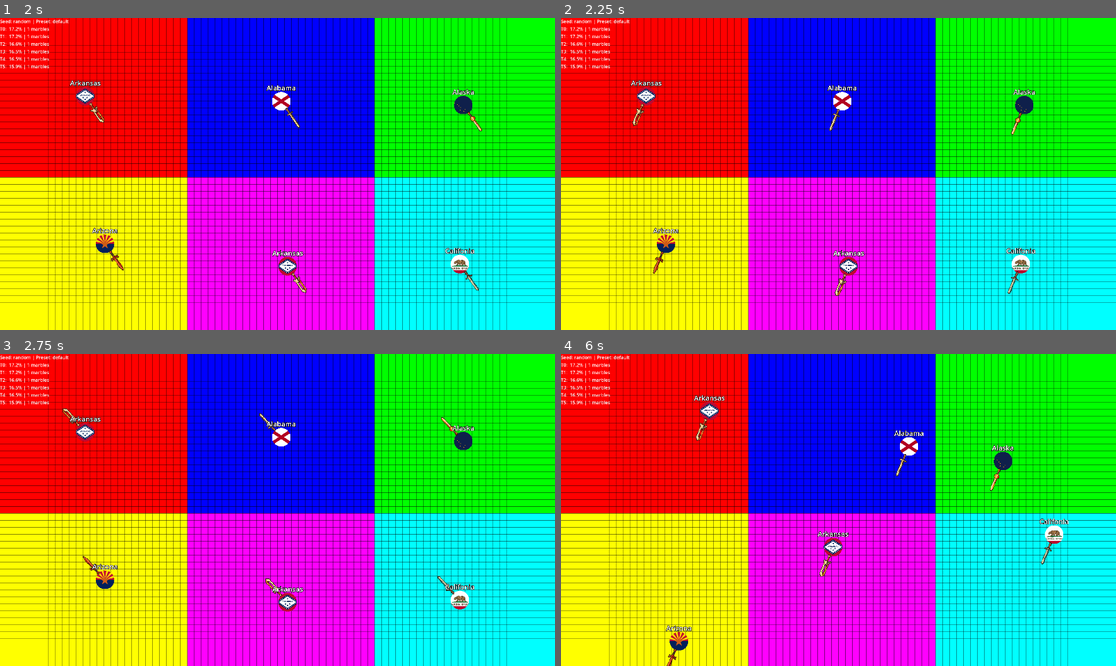
Above: before the commit, frames 1-4 (two rows, left to right).
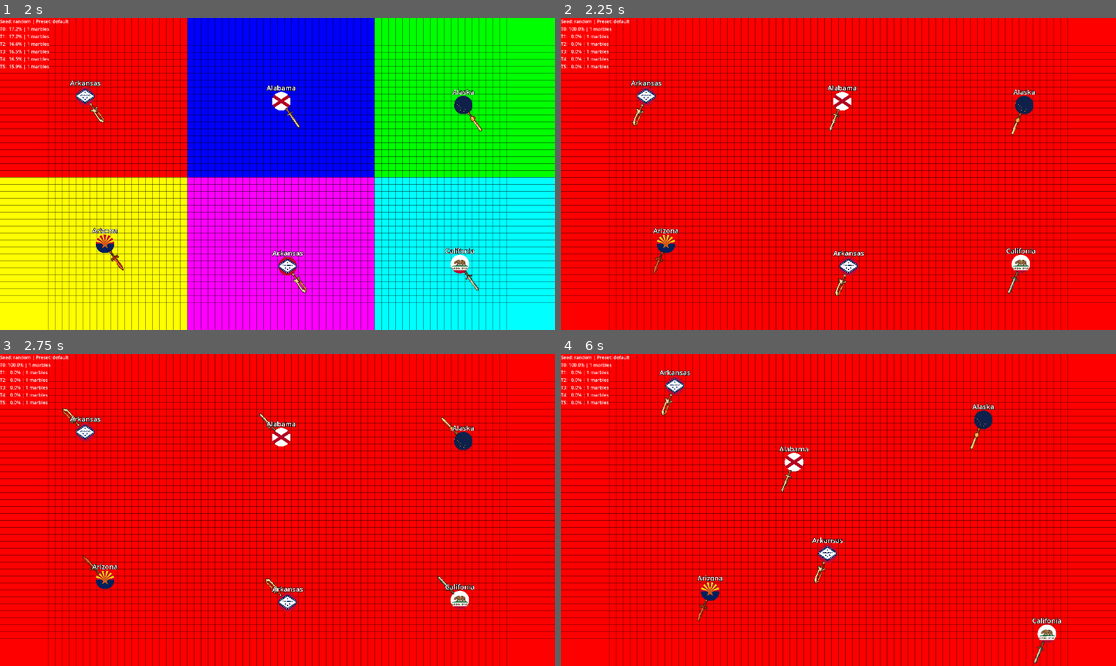
Above: after the commit, the same moments.

Repository: etximake/game-war-tenconfig-v1.0
Game: Godot game, scene res://Scenes/Level/Main.tscn
The game is run twice, just before and just after one commit, with the same random seed, the same clock (stepped at 60 frames per second) and the same inputs.
Inputs:
- Up to frame 1 (2 s): tap Enter at 0.5 s; tap R at 0.6 s; tap N at 1.35 s
- Up to frame 2 (2.25 s): tap K at 2.1 s
- Up to frame 3 (2.75 s): no input
- Up to frame 4 (6 s): tap one key every 0.75 s from 2.85 s: H P R N K

Frame 1 is identical in both runs. In frame 2, 82% of the frame differs, in the area x 0-100%, y 0-100%; in frame 3, 82%; in frame 4, 84%.

Commit message:
update luật tự sinh marble nhỏ

Diff:
--- a/Resources/Configs/default_game_config.tres
+++ b/Resources/Configs/default_game_config.tres
@@ -14,5 +14,6 @@
 rule_2_small_size_mult = 0.72
 rule_3_enabled = false
 rule_3_boost_mult = 1.8
-rule_4_mini_size_mult = 0.2
+rule_4_mini_speed_mult = 2.0
+rule_4_mini_size_mult = 0.4
 rule_5_enabled = false
--- a/Scripts/Level/world.gd
+++ b/Scripts/Level/world.gd
@@ -317,28 +317,15 @@
 	var preset_name: String = config.preset_name if config != null else "unknown"
 	print("MATCH_RESULT winner=%d reason=%s ratio=%.4f seed=%s duration=%.2fs preset=%s" % [winner_team, reason, ratio, seed_text, _match_time_sec, preset_name])
 
+	if is_instance_valid(grid):
+		grid.call("fill_all", winner_team)
+
 	emit_signal("match_ended", winner_team, reason, ratio)
-	_reset_after_delay()
 
 
 func _reset_after_delay() -> void:
-	var should_loop: bool = config != null and bool(config.auto_loop_enabled)
-	if not should_loop:
-		return
-
-	var loop_delay: float = reset_delay
-	if config != null:
-		loop_delay = max(0.1, float(config.auto_loop_delay_sec))
-
-	var t := Timer.new()
-	t.one_shot = true
-	t.wait_time = loop_delay
-	add_child(t)
-	t.timeout.connect(func():
-		t.queue_free()
-		start_match()
-	)
-	t.start()
+	# Không auto reset: chỉ reset thủ công bằng phím R từ Main.gd
+	return
 
 
 func force_end_run() -> void:
@@ -816,28 +803,26 @@
 func _spawn_custom_marble_for_team(team: int, scale_mult: float = 1.0, speed_mult: float = 1.0, lifetime_sec: float = 0.0, from_center: bool = true) -> void:
 	if team < 0 or team >= team_count:
 		return
-	var regions := _build_regions_in_cells(team_count)
-	if team >= regions.size():
-		return
-	var rect: Rect2i = regions[team]
+	if not is_instance_valid(grid) or config == null:
+		return
+
 	var cs: float = float(config.grid_cell_size)
-	var cx: int = rect.position.x + int(floor(float(rect.size.x) * 0.5))
-	var cy: int = rect.position.y + int(floor(float(rect.size.y) * 0.5))
-	var base_pos: Vector2 = grid.call("cell_to_world", Vector2i(cx, cy)) + Vector2(cs * 0.5, cs * 0.5)
+	var anchor_pos: Vector2 = _get_team_spawn_anchor(team)
 
 	var m := MarbleScene.instantiate() as Marble
 	add_child(m)
-	if from_center:
-		m.position = base_pos + Vector2(rng.randf_range(-cs, cs), rng.randf_range(-cs, cs))
-	else:
-		m.position = Vector2(
-			rng.randf_range(0.0, float(config.grid_width) * cs),
-			rng.randf_range(0.0, float(config.grid_height) * cs)
-		)
+	m.position = anchor_pos + Vector2(rng.randf_range(-cs, cs), rng.randf_range(-cs, cs))
+
+	if not from_center:
+		var team_cells: Array[Vector2i] = _get_owned_cells_for_team(team)
+		if not team_cells.is_empty():
+			var pick: Vector2i = team_cells[rng.randi_range(0, team_cells.size() - 1)]
+			m.position = grid.call("cell_to_world", pick) + Vector2(cs * 0.5, cs * 0.5)
+
 	m.team_id = clamp(team, 0, team_count - 1)
 	m.move_speed = float(config.move_speed) * max(speed_mult, 0.1)
 	m.weapon_rotate_speed = float(config.weapon_rotate_speed) * max(speed_mult, 0.1)
-	m.size_scale = float(config.initial_size_scale) * max(scale_mult, 0.2)
+	m.size_scale = float(config.initial_size_scale) * clamp(scale_mult, 0.2, 0.85)
 	m.cache_base_speed()
 	m.territory = grid
 	if available_skins.size() > 0:
@@ -853,6 +838,41 @@
 		t.timeout.connect(func():
 			_remove_marble_if_alive(id)
 		)
+
+
+
+
+func _get_team_spawn_anchor(team: int) -> Vector2:
+	var same_team_marbles: Array[Marble] = []
+	for m in marbles:
+		if not is_instance_valid(m):
+			continue
+		if int(m.team_id) == team:
+			same_team_marbles.append(m)
+	if not same_team_marbles.is_empty():
+		return same_team_marbles[rng.randi_range(0, same_team_marbles.size() - 1)].global_position
+
+	var team_cells: Array[Vector2i] = _get_owned_cells_for_team(team)
+	if not team_cells.is_empty():
+		var pick: Vector2i = team_cells[rng.randi_range(0, team_cells.size() - 1)]
+		var cs: float = float(config.grid_cell_size)
+		return grid.call("cell_to_world", pick) + Vector2(cs * 0.5, cs * 0.5)
+
+	return Vector2(
+		rng.randf_range(0.0, float(config.grid_width) * float(config.grid_cell_size)),
+		rng.randf_range(0.0, float(config.grid_height) * float(config.grid_cell_size))
+	)
+
+
+func _get_owned_cells_for_team(team: int) -> Array[Vector2i]:
+	var cells: Array[Vector2i] = []
+	if not is_instance_valid(grid) or config == null:
+		return cells
+	for y in range(config.grid_height):
+		for x in range(config.grid_width):
+			if int(grid.call("get_owner_cell", x, y)) == team:
+				cells.append(Vector2i(x, y))
+	return cells
 
 
 func _spawn_extra_marble_for_team(team: int, scale_mult: float = 1.0) -> void:
